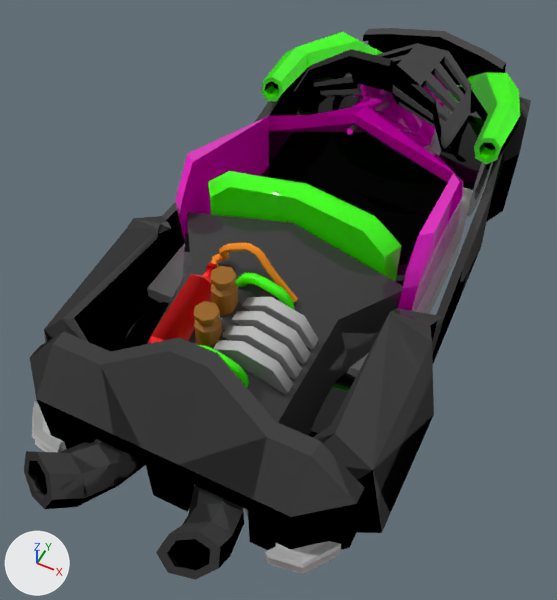
What one commit did to the FBX model Assets/Models/car/car-parsche-sport-green_13.fbx.
One viewpoint serves both versions: a 50 mm lens placed at (0.812, -2.106, 2.365), pointed at (-0.051, -0.381, 0.209). Every picture has the same lights, and +X, +Y and +Z are marked at lower left. Where no turn or scale is listed for an object, it has been applied to the vertices. Vertices at the same position are counted once.

Objects in the first picture: 'car-parsche-sport-green_13', 'wheel_1', 'wheel_2', 'wheel_3', 'wheel_4'.
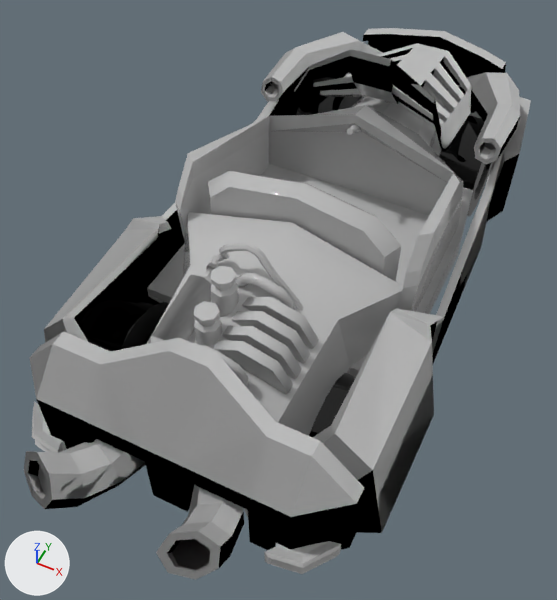
Where the change shows, as pixel boxes [x1, y1, x2, y2] in the pictures (557 x 600 px):
```json
{"part": 1, "of": "me_mesh_005", "change": "built on", "after": [294, 299, 304, 311]}
{"part": 2, "of": "me_mesh_005", "change": "recoloured", "before": [175, 74, 464, 312], "after": [175, 74, 464, 312]}
{"part": 3, "of": "me_mesh_005", "change": "recoloured", "before": [24, 28, 531, 580], "after": [24, 28, 531, 580], "on screen": "black to grey"}
{"part": 4, "of": "me_mesh_005", "change": "recoloured", "before": [196, 32, 520, 388], "after": [196, 32, 520, 388], "on screen": "green to grey"}
{"part": 5, "of": "me_mesh_005", "change": "recoloured", "before": [38, 82, 495, 570], "after": [38, 82, 495, 570], "on screen": "black to grey"}
{"part": 6, "of": "me_mesh_005", "change": "recoloured", "before": [148, 263, 218, 344], "after": [148, 263, 218, 344], "on screen": "red to grey"}
{"part": 7, "of": "me_mesh_005", "change": "recoloured", "before": [211, 243, 298, 302], "after": [211, 243, 298, 302], "on screen": "orange to grey"}
{"part": 8, "of": "me_mesh_005", "change": "recoloured", "before": [194, 266, 239, 346], "after": [194, 266, 239, 346], "on screen": "brown to grey"}
```

The change, as JSON lines over the scene's bpy script:
```json
{"block": "me_mesh_005", "where": "# used by ob_car_parsche_sport_green_13; location = (0.0, 0.0, 0.0)"}
{"op": "remove", "block": "me_mesh_005", "code": "me_mesh_005.from_pydata(...)  # 1403 vertices, 2719 faces; spans x -0.63..0.63, y -1.51..1.41, z 0.12..0.91"}
{"op": "remove", "block": "me_mesh_005", "code": "me_mesh_005.materials.append(mat_material__40)  # red #ff0000"}
{"op": "add", "block": "me_mesh_005", "code": "me_mesh_005.from_pydata(...)  # 1409 vertices, 2725 faces; spans x -0.63..0.63, y -1.51..1.41, z 0.12..0.91"}
{"block": "me_mesh_005", "change": "me_mesh_005 part 1"}
{"block": "me_mesh_005", "change": "4 faces are deleted"}
{"block": "me_mesh_005", "change": "6 vertices are added at (0.16, -0.65, 0.53), (0.15, -0.65, 0.54), (0.15, -0.64, 0.54), (0.16, -0.63, 0.53), (0.17, -0.63, 0.53), (0.17, -0.65, 0.53)"}
{"block": "me_mesh_005", "change": "10 new faces join them"}
{"block": "me_mesh_005", "change": "me_mesh_005 part 2: 138 faces spanning x -0.46..0.46, y -0.43..1.22, z 0.28..0.72 switch from mat_material__36 (pink #e900c4) to mat_material__35 (grey #bcbcbc)"}
{"block": "me_mesh_005", "change": "me_mesh_005 part 3: 1138 faces spanning x -0.63..0.63, y -1.51..1.41, z 0.12..0.91 switch from mat_material__37 (black #383838) to mat_material__35 (grey #bcbcbc)"}
{"block": "me_mesh_005", "change": "me_mesh_005 part 4: 478 faces spanning x -0.51..0.51, y -0.98..1.11, z 0.27..0.74 switch from mat_material__38 (green #3bfe00) to mat_material__35 (grey #bcbcbc)"}
{"block": "me_mesh_005", "change": "me_mesh_005 part 5: 28 faces spanning x -0.49..0.49, y -1.47..0.45, z 0.28..0.59 switch from mat_material__39 (black #000000) to mat_material__35 (grey #bcbcbc)"}
{"block": "me_mesh_005", "change": "me_mesh_005 part 6: 94 faces spanning x -0.22..-0.11, y -0.98..-0.62, z 0.45..0.6 switch from mat_multimat_0_slot__7 (red #ff0000) to mat_material__35 (grey #bcbcbc)"}
{"block": "me_mesh_005", "change": "me_mesh_005 part 7: 340 faces spanning x -0.18..0.14, y -0.65..-0.58, z 0.55..0.73 switch from mat_multimat_0_slot__8 (orange #fc8f00) to mat_material__35 (grey #bcbcbc)"}
{"block": "me_mesh_005", "change": "me_mesh_005 part 8: 150 faces spanning x -0.09..-0.01, y -0.9..-0.71, z 0.4..0.69 switch from mat_multimat_0_slot__9 (brown #976000) to mat_material__35 (grey #bcbcbc)"}
```
